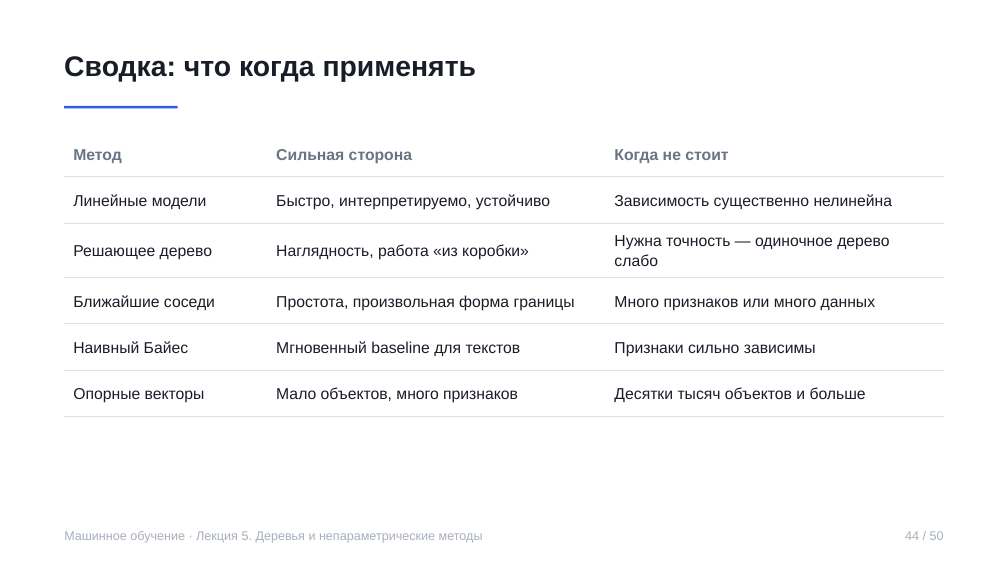
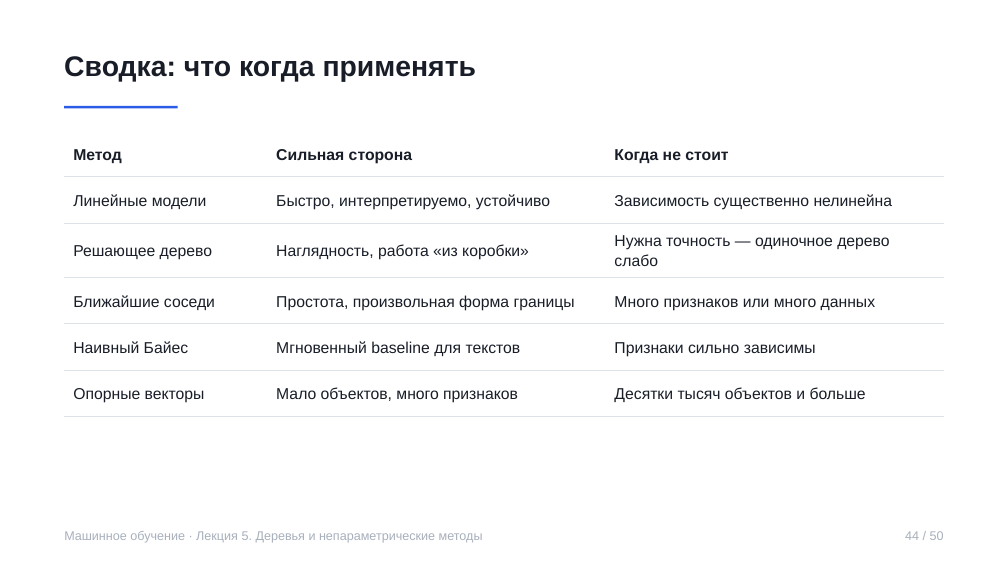
Before and after one commit to rustam-azimov/ml-course-hse, a slide deck: slide 44 of lectures/lecture05.pptx. Drawn at 1008x567 pixels with LibreOffice and Linux fonts; fonts in the diff are those of the drawing. Boxes give left, top, right and bottom in pixels: in the first picture for what was removed or moved away, otherwise in the second. Text is boxed around its words. In the diff, an @@ line names an element or a change of style, - is before the commit and + after.

```diff
--- a/lectures/lecture05.pptx
+++ b/lectures/lecture05.pptx
@@ table at [64, 130, 943, 409] @@
@@ text colour #6B7484 to #181D27 in "Метод", "Сильная сторона", "Когда не стоит" @@
```
Also in this commit, not shown: 44 other slides changed, 5 other files.
